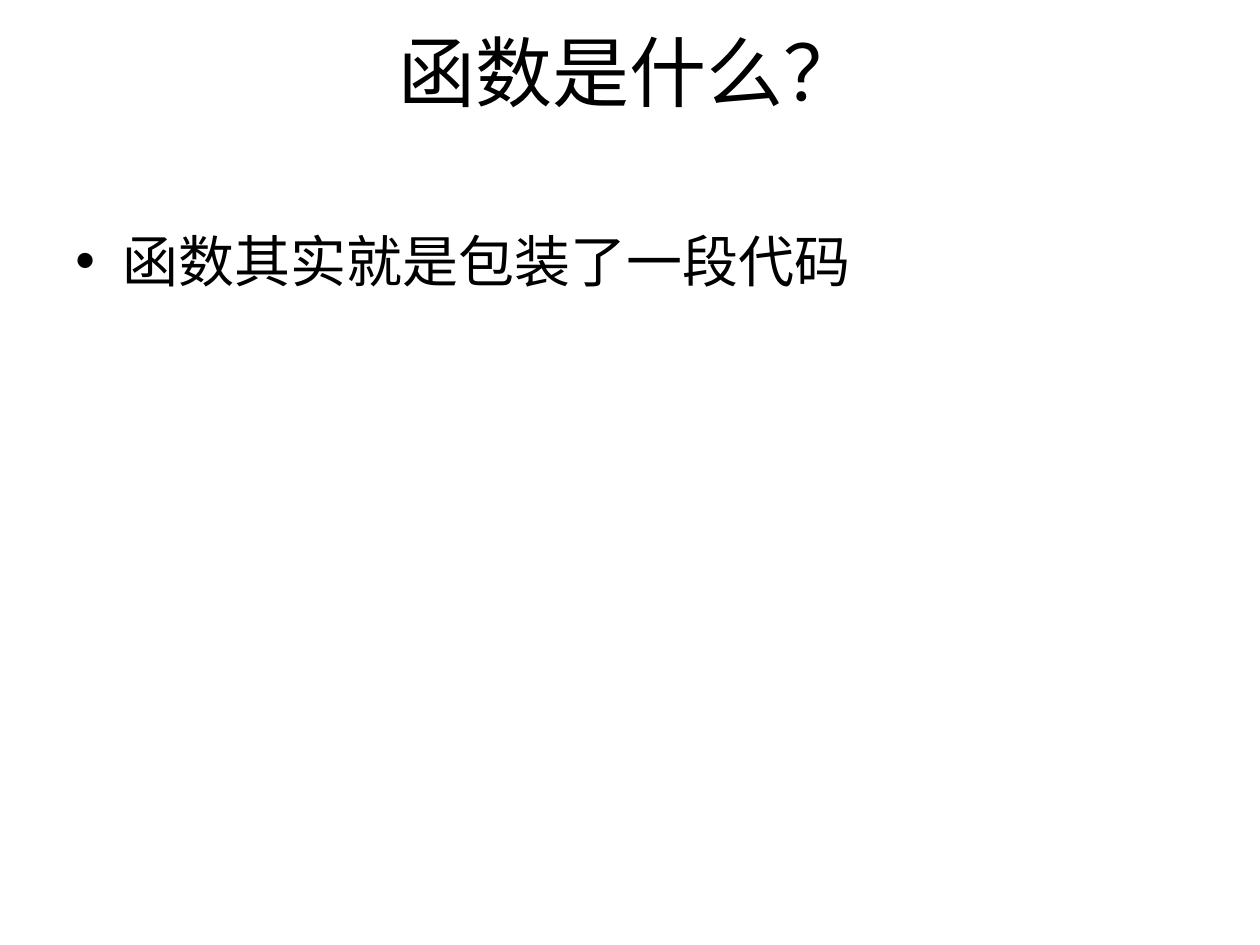
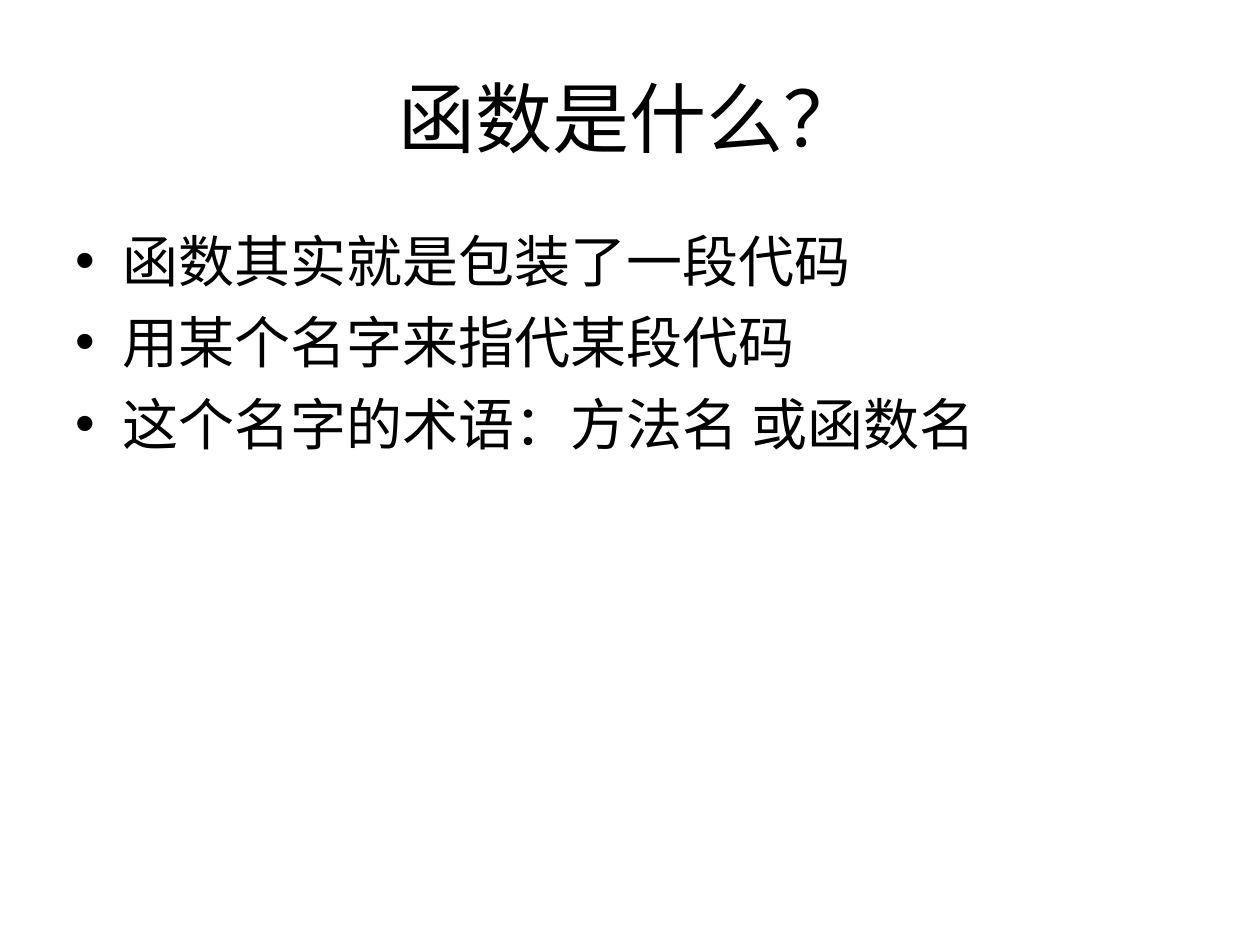
Before and after one commit to cd-vr1class/homework, a slide deck: slide 2 of ppt/7-14函数.ppt. Drawn at 1260x945 pixels with LibreOffice and Linux fonts; fonts in the diff are those of the drawing. Boxes give left, top, right and bottom in pixels: in the first picture for what was removed or moved away, otherwise in the second. Text is boxed around its words. In the diff, an @@ line names an element or a change of style, - is before the commit and + after.

```diff
--- a/ppt/7-14函数.ppt
+++ b/ppt/7-14函数.ppt
@@ title "函数是什么？": place and size @@
-title "函数是什么？" at (399, 36, 861, 107)
+title "函数是什么？" at (399, 82, 861, 153)
@@ text at (123, 315, 975, 450): paragraphs added @@
+• 用某个名字来指代某段代码
+• 这个名字的术语：方法名 或函数名
```
Also in this commit, not shown: 1 other slide changed, 6 other files.
